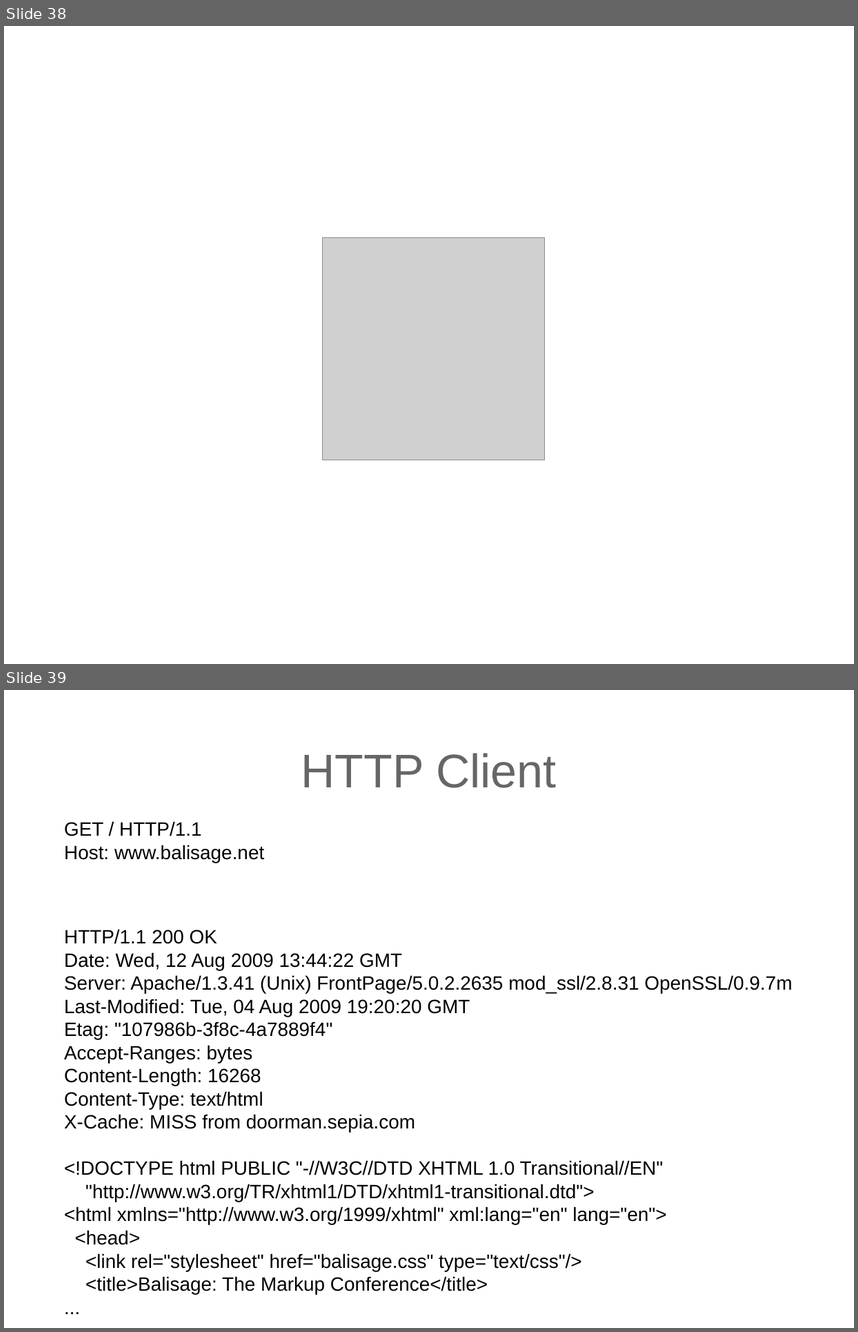
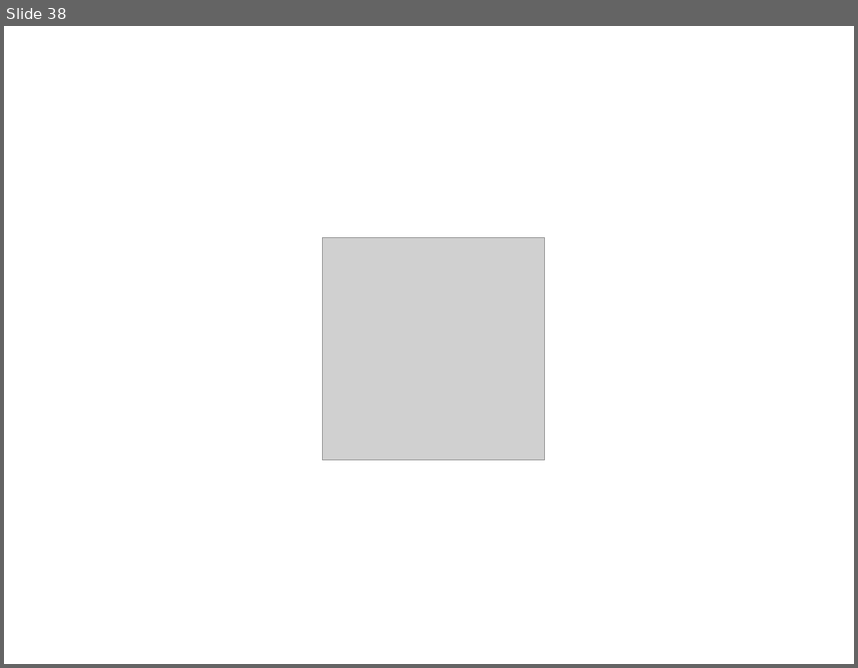
Before and after one commit to expath/expath-www, a slide deck: misc/2009-balisage/presentation/balisage-expath.odp. Shown one above the other, each under a label of ours: slides 38 and 39 before the commit, slide 38 after it. The pictures are 858x1332 and 858x668 pixels, drawn with LibreOffice and Linux fonts; fonts in the diff are those of the drawing; grey boxes stand for pictures; background and template pictures are left out. Boxes give left, top, right and bottom in pixels: in the first picture for what was removed or moved away, otherwise in the second. Text is boxed around its words. In the diff, an @@ line names an element or a change of style, - is before the commit and + after.

Commit message:
Very final revison, sent to Balisage for proceedings.

```diff
--- a/misc/2009-balisage/presentation/balisage-expath.odp
+++ b/misc/2009-balisage/presentation/balisage-expath.odp
@@ slide 39 removed at box(4, 690, 854, 1328), background picture (left out) @@
@@ title removed at box(301, 753, 556, 788) @@
-HTTP Client
@@ text removed at box(64, 821, 792, 1294) @@
-GET / HTTP/1.1
-Host: www.balisage.net
-HTTP/1.1 200 OK
-Date: Wed, 12 Aug 2009 13:44:22 GMT
-Server: Apache/1.3.41 (Unix) FrontPage/5.0.2.2635 mod_ssl/2.8.31 OpenSSL/0.9.7m
-Last-Modified: Tue, 04 Aug 2009 19:20:20 GMT
-Etag: "107986b-3f8c-4a7889f4"
-Accept-Ranges: bytes
-Content-Length: 16268
-Content-Type: text/html
-X-Cache: MISS from doorman.sepia.com
-<!DOCTYPE html PUBLIC "-//W3C//DTD XHTML 1.0 Transitional//EN"
-"http://www.w3.org/TR/xhtml1/DTD/xhtml1-transitional.dtd">
-<html xmlns="http://www.w3.org/1999/xhtml" xml:lang="en" lang="en">
-<head>
-<link rel="stylesheet" href="balisage.css" type="text/css"/>
-<title>Balisage: The Markup Conference</title>
-...
```
